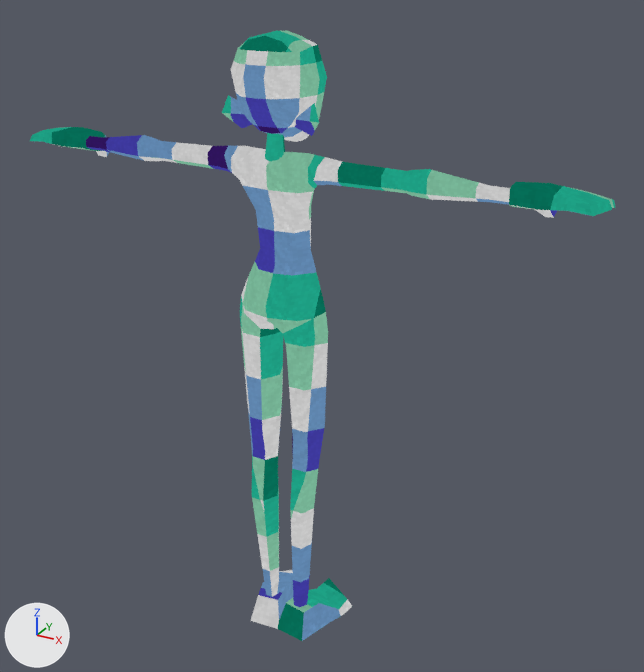
What one commit did to the glTF model Player/Assets/Player/angel_body4.glb.
Both versions are drawn from a 50 mm camera at (1.3, -2.13, 2.16) aimed at (0.07, 0.11, 1.04). The lights are fixed; the arrows at lower left show +X, +Y and +Z. The older version comes first. Vertices at exactly the same position are counted once.

The first picture shows 'body', 'feet', 'hands', 'head', 'neck'.
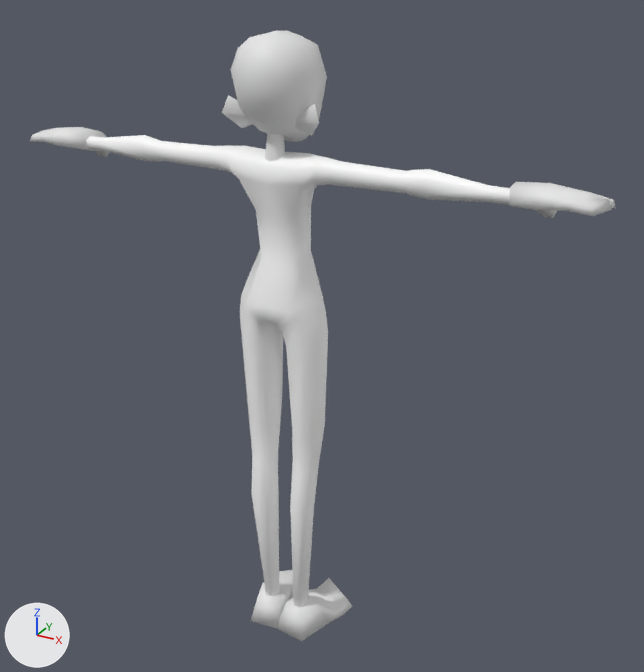
Changed parts and their boxes (x1, y1, x2, y2) in the pictures (644 x 672 px):
'head', recoloured
    both: (222, 31, 327, 142)
'feet', recoloured
    both: (251, 570, 352, 641)
'hands', recoloured
    both: (30, 127, 615, 218)
'neck', recoloured, surface changed (cyan to white)
    both: (265, 133, 285, 161)
part 1 of me_cube_004, recoloured
    both: (86, 135, 510, 607)

What changed in the scene script:
```text
Add mat_defaultmaterial:
    mat_defaultmaterial = bpy.data.materials.new('DefaultMaterial')
    mat_defaultmaterial.use_nodes = True; mat_defaultmaterial.node_tree.nodes.clear()
    _N = mat_defaultmaterial.node_tree.nodes; _L = mat_defaultmaterial.node_tree.links
    n0 = _N.new('ShaderNodeOutputMaterial'); n0.name = 'Material Output'
    n1 = _N.new('ShaderNodeBsdfPrincipled'); n1.name = 'Principled BSDF'
    n2 = _N.new('ShaderNodeVertexColor'); n2.name = 'Color Attribute'
    _L.new(n1.outputs[0], n0.inputs[0])  # 'BSDF' to 'Surface'
    _L.new(n2.outputs[0], n1.inputs[0])  # 'Color' to 'Base Color'
Change me_cube_004:
    where me_cube_004.from_pydata(...)  # 269 vertices, 534 faces; spans x -0.7..0.7, y -0.1..0.08, z 0.05..1.65
    used by ob_body; location = (0.0, 0.0, 0.0)
    me_cube_004 part 1: 534 faces spanning x -0.7..0.7, y -0.1..0.08, z 0.05..1.65 switch from mat_material to mat_defaultmaterial
Change me_cube_010:
    where me_cube_010.from_pydata(...)  # 32 vertices, 56 faces; spans x -0.175..0.175, y -0.089..0.221, z -0.001..0.094
    remove me_cube_010.materials.append(mat_material_001)
Change me_cube_008:
    where me_cube_008.from_pydata(...)  # 92 vertices, 176 faces; spans x -0.91..0.91, y -0.08..0.13, z 1.52..1.63
    remove me_cube_008.materials.append(mat_material_001)
Change me_cube_007:
    where me_cube_007.from_pydata(...)  # 79 vertices, 140 faces; spans x -0.154..0.154, y -0.134..0.128, z 1.645..1.956
    remove me_cube_007.materials.append(mat_material_001)
Change me_cube_009:
    where me_cube_009.from_pydata(...)  # 16 vertices, 16 faces; spans x -0.0309..0.0309, y -0.0613..0.0006, z 1.6045..1.7306
    used by ob_neck; location = (0.0, 0.0, 0.0)
    remove me_cube_009.materials.append(mat_material_001)
    me_cube_009 part 2: texture (UV) coordinates of 16 of 16 faces, centred in x -0.0241..0.0241, y -0.0494..-0.0032, z 1.6465..1.6886, changed; they spanned u 0.02..0.1, v 0.69..0.74 and now span u 0.65..0.73, v 0.77..0.82
```
